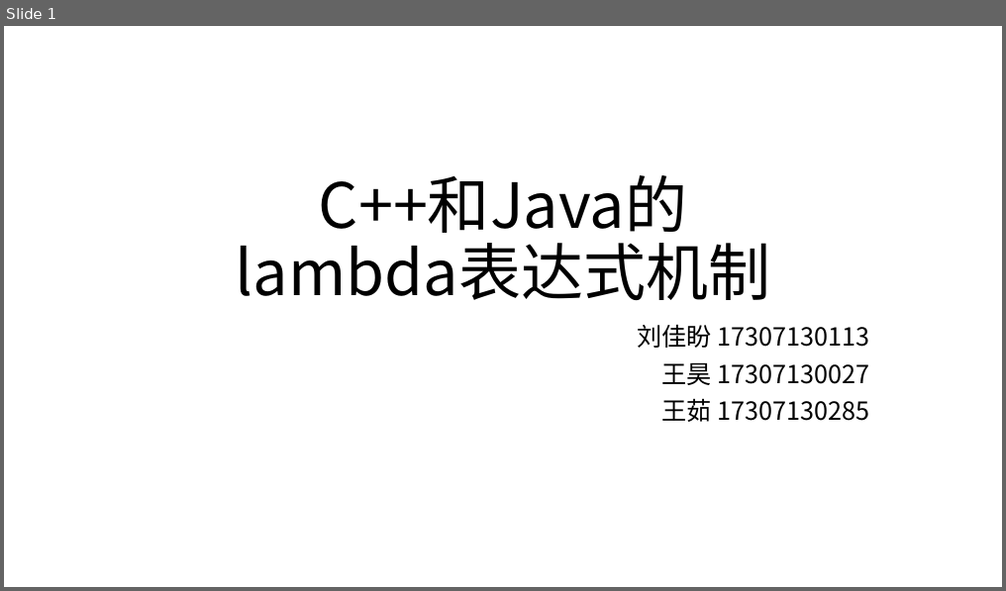
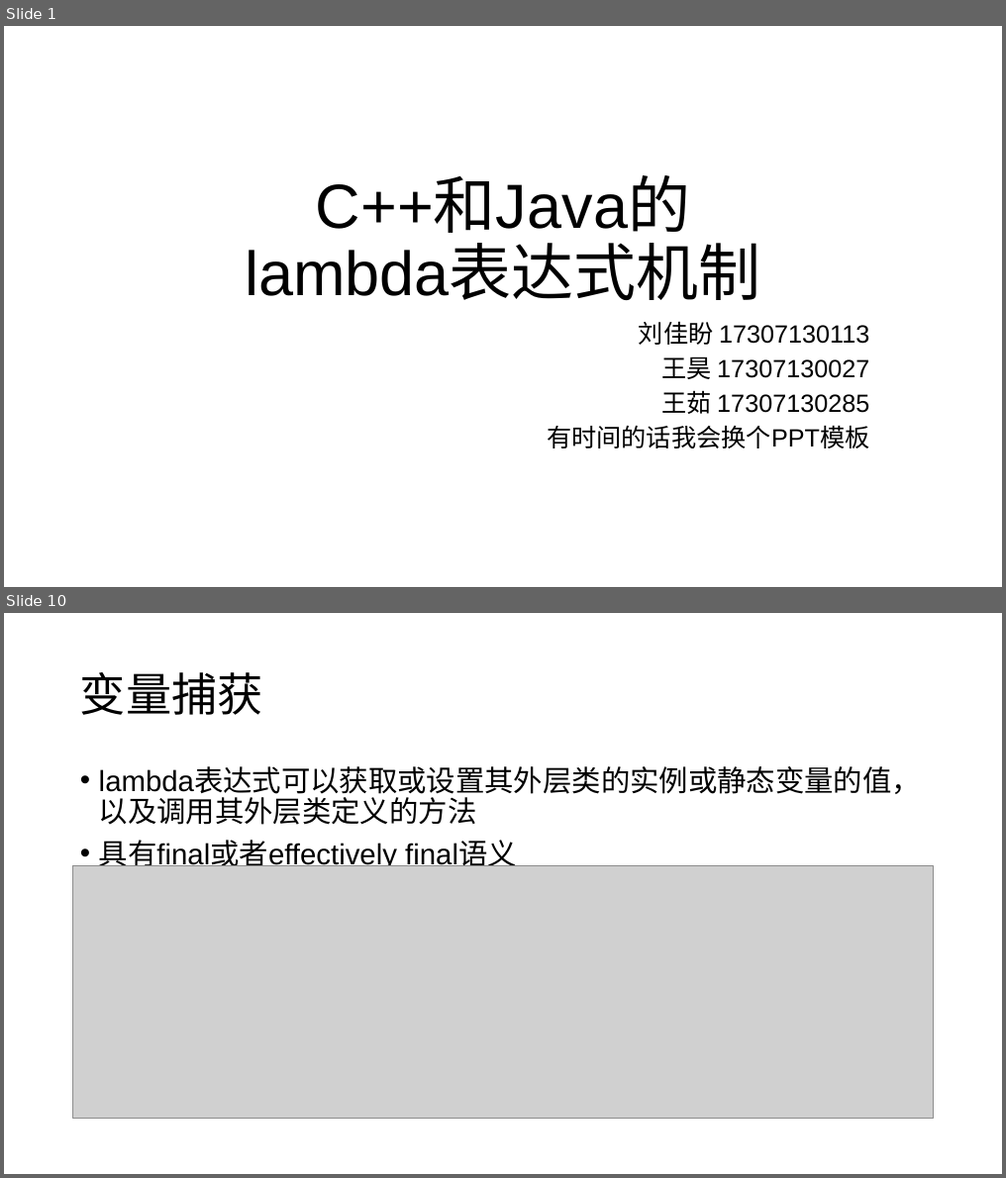
Before and after one commit to RuWang-0/lambda-in-Java-C-, a slide deck: lambda-ppt.pptx. Shown one above the other, each under a label of ours: slide 1 before the commit, slides 1 and 10 after it; the slides between them are not shown. The pictures are 1006x591 and 1006x1178 pixels, drawn with LibreOffice and Linux fonts; fonts in the diff are those of the drawing; grey boxes stand for pictures. Boxes give left, top, right and bottom in pixels: in the first picture for what was removed or moved away, otherwise in the second. Text is boxed around its words. In the diff, an @@ line names an element or a change of style, - is before the commit and + after.

```diff
--- a/lambda-ppt.pptx
+++ b/lambda-ppt.pptx
@@ slide 10 added at (4, 613, 1002, 1174), background #FFFFFF @@
@@ title added at (80, 672, 263, 715), 44 pt, text #000000 @@
+变量捕获
@@ text added at (99, 768, 921, 872), 28 pt, text #000000 @@
+• lambda表达式可以获取或设置其外层类的实例或静态变量的值，以及调用其外层类定义的方法
+• 具有final或者effectively final语义
@@ picture added at (73, 866, 934, 1118) @@
@@ slide 1 changed as well @@
@@ title "C++和Java的 lambda表达式机制" at (245, 179, 761, 300): font Noto Sans CJK SC to Arial @@
@@ subtitle at (639, 321, 869, 414): font Noto Sans CJK SC to Arial in "刘佳盼 17307130113", "王昊 17307130027", "王茹 17307130285"; line spacing 0.9 to 0.8 @@
@@ subtitle at (547, 425, 869, 449): paragraph added @@
+有时间的话我会换个PPT模板
```
Also in this commit, not shown: 15 other slides added, 2 slides removed, 2 other files.
